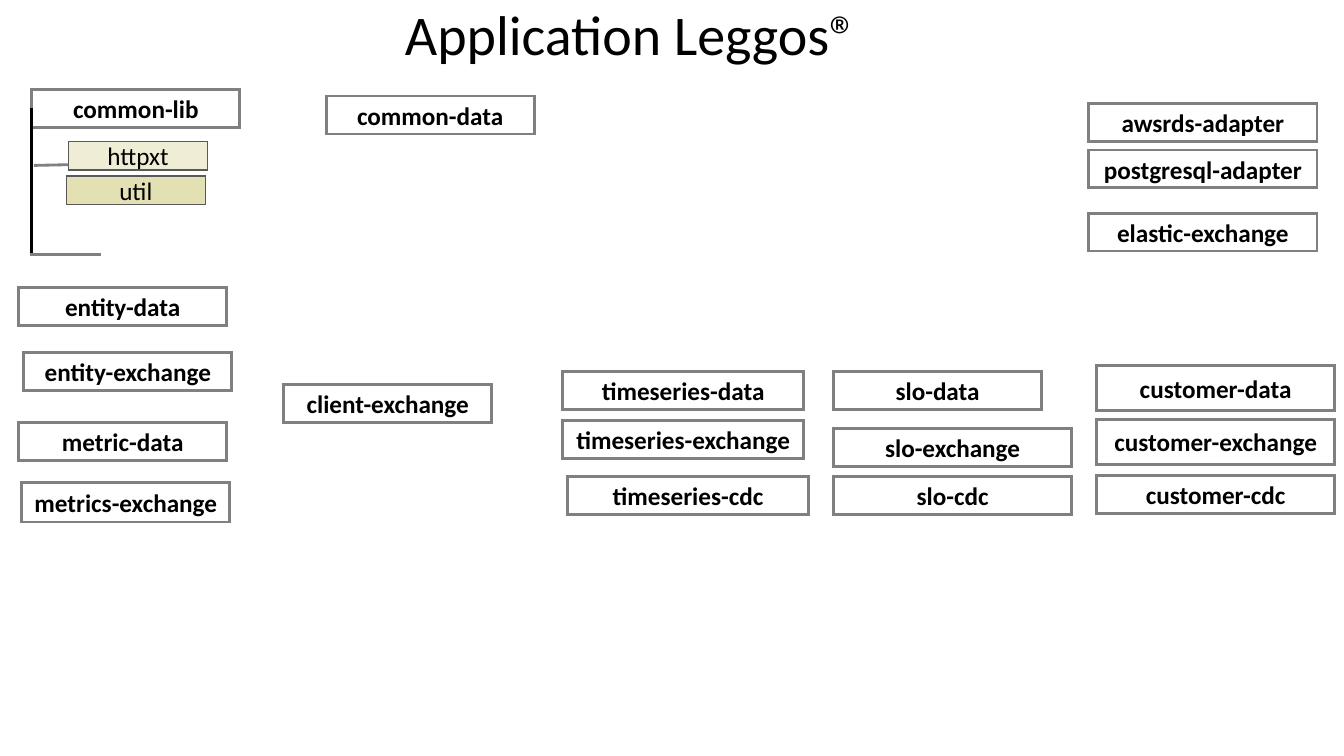
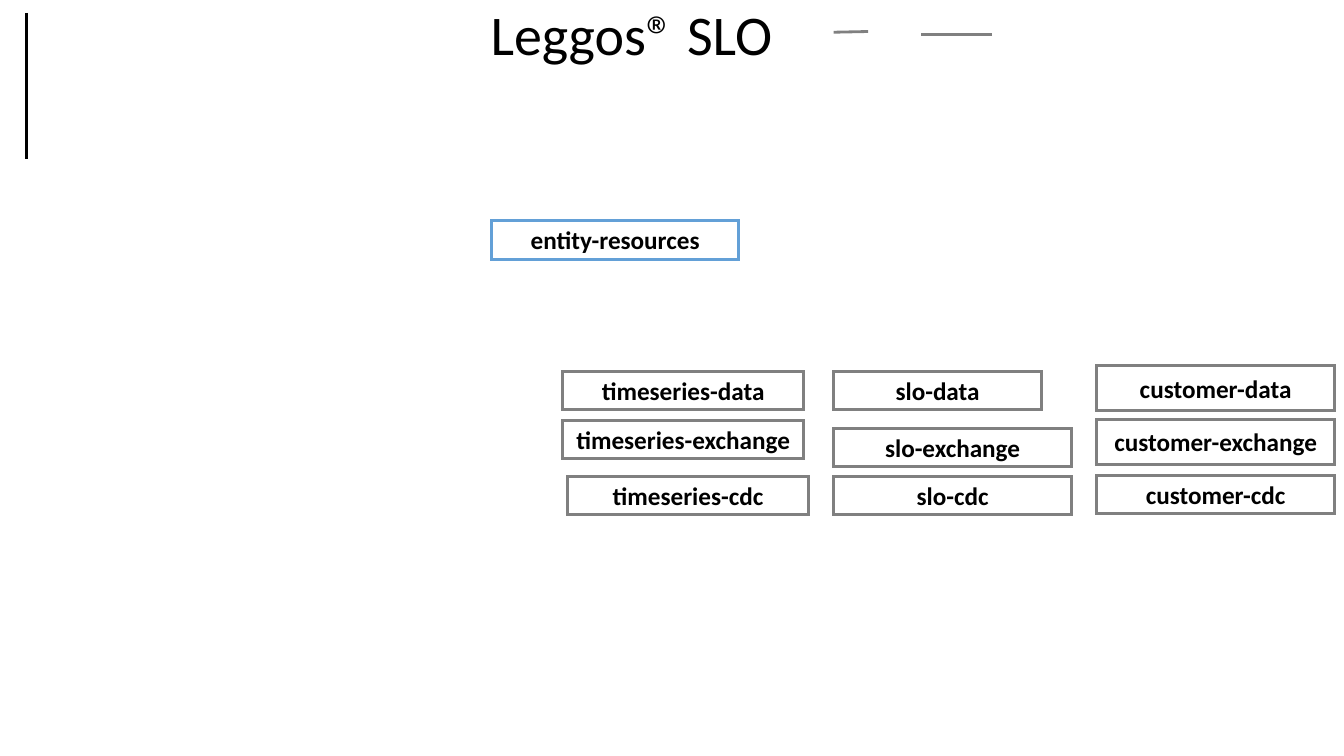
Before and after one commit to idiomatic-go/application-architecture, a slide deck: slide 4 of GO-Micro-Resources-Application.pptx (slide 2 before the commit). Drawn at 1344x756 pixels with LibreOffice and Linux fonts; fonts in the diff are those of the drawing. Boxes give left, top, right and bottom in pixels: in the first picture for what was removed or moved away, otherwise in the second. Text is boxed around its words. In the diff, an @@ line names an element or a change of style, - is before the commit and + after.

```diff
--- a/GO-Micro-Resources-Application.pptx
+++ b/GO-Micro-Resources-Application.pptx
@@ line moved from (32, 108) - (32, 254) to (27, 13) - (27, 159) @@
@@ title at [491, 16, 772, 65]: text changed @@
-Application Leggos®
+Leggos® SLO
@@ line moved from (34, 165) - (69, 164) to (834, 32) - (868, 31) @@
@@ line moved from (101, 254) - (30, 254) to (992, 34) - (922, 34) @@
@@ rectangle removed at [32, 90, 240, 128] @@
-common-lib
@@ rectangle removed at [327, 96, 534, 134] @@
-common-data
@@ rectangle removed at [1089, 103, 1317, 141] @@
-awsrds-adapter
@@ rectangle removed at [69, 141, 208, 169] @@
-httpxt
@@ rectangle removed at [67, 176, 206, 205] @@
-util
@@ rectangle removed at [1089, 150, 1317, 189] @@
-postgresql-adapter
@@ rectangle added at [492, 220, 739, 259], fill #FFFFFF, outline #63A0D7 2 pt, 18 pt, text #000000, bold @@
+entity-resources
@@ rectangle removed at [1089, 213, 1317, 251] @@
-elastic-exchange
@@ rectangle removed at [19, 287, 227, 326] @@
-entity-data
@@ rectangle removed at [24, 353, 232, 391] @@
-entity-exchange
@@ rectangle removed at [284, 385, 492, 423] @@
-client-exchange
@@ rectangle removed at [19, 422, 227, 461] @@
-metric-data
@@ rectangle removed at [22, 483, 230, 522] @@
-metrics-exchange
```
Also in this commit, not shown: 2 slides added.
